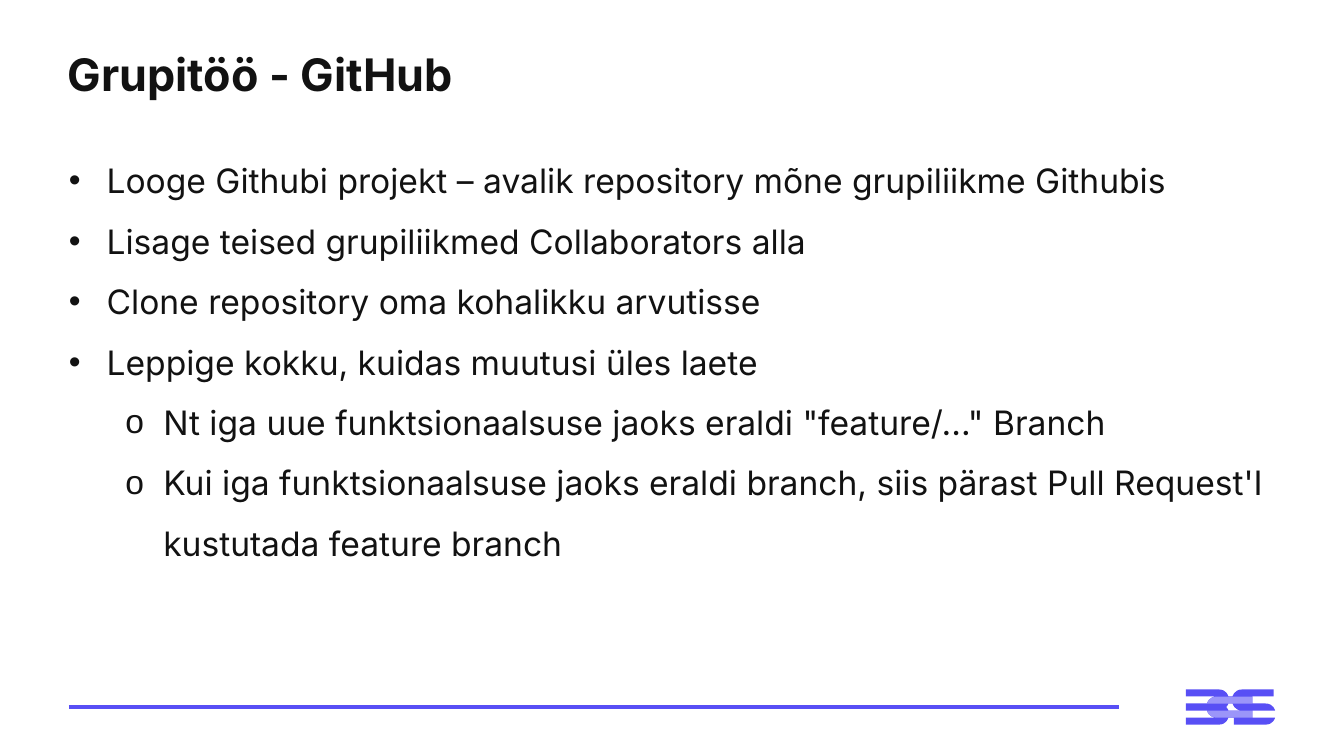
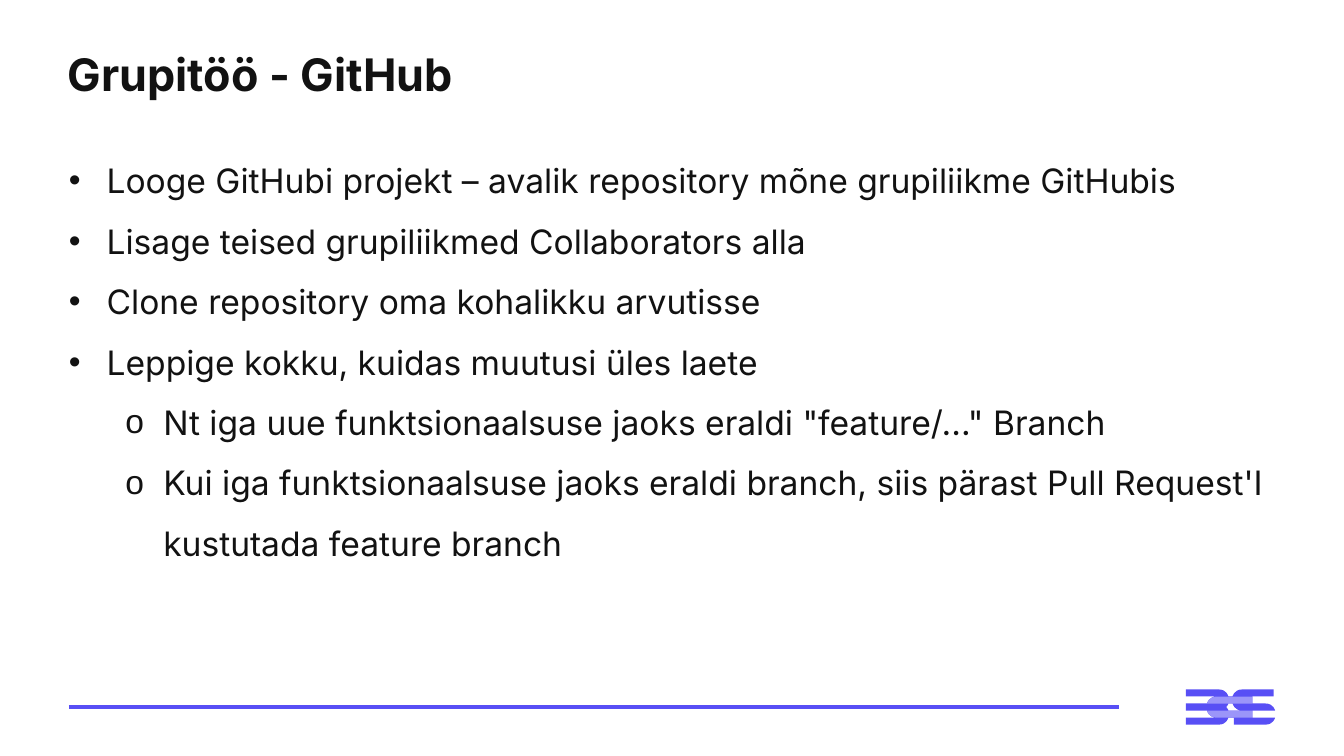
Before and after one commit to virverani/andmetarkus_2026_kevad, a slide deck: slide 25 of Day14/14-paev-andmetarkus-esitlus.pptx (slide 24 before the commit). Drawn at 1344x756 pixels with LibreOffice and Linux fonts; fonts in the diff are those of the drawing. Boxes give left, top, right and bottom in pixels: in the first picture for what was removed or moved away, otherwise in the second. Text is boxed around its words. In the diff, an @@ line names an element or a change of style, - is before the commit and + after.

```diff
--- a/Day14/14-paev-andmetarkus-esitlus.pptx
+++ b/Day14/14-paev-andmetarkus-esitlus.pptx
@@ text at (107,167,1175,201): text changed @@
-• Looge Githubi projekt – avalik repository mõne grupiliikme Githubis
+• Looge GitHubi projekt – avalik repository mõne grupiliikme GitHubis
```
Also in this commit, not shown: 2 other slides changed, 1 slide added.
